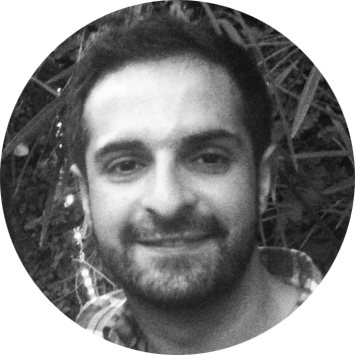
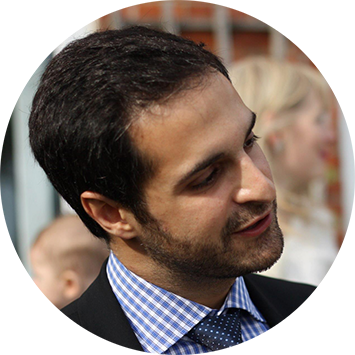
Two versions of the same layered image (355x355). Layer-by-layer changes:
painted on "Layer 1" over (x1=0, y1=0, x2=355, y2=355)
